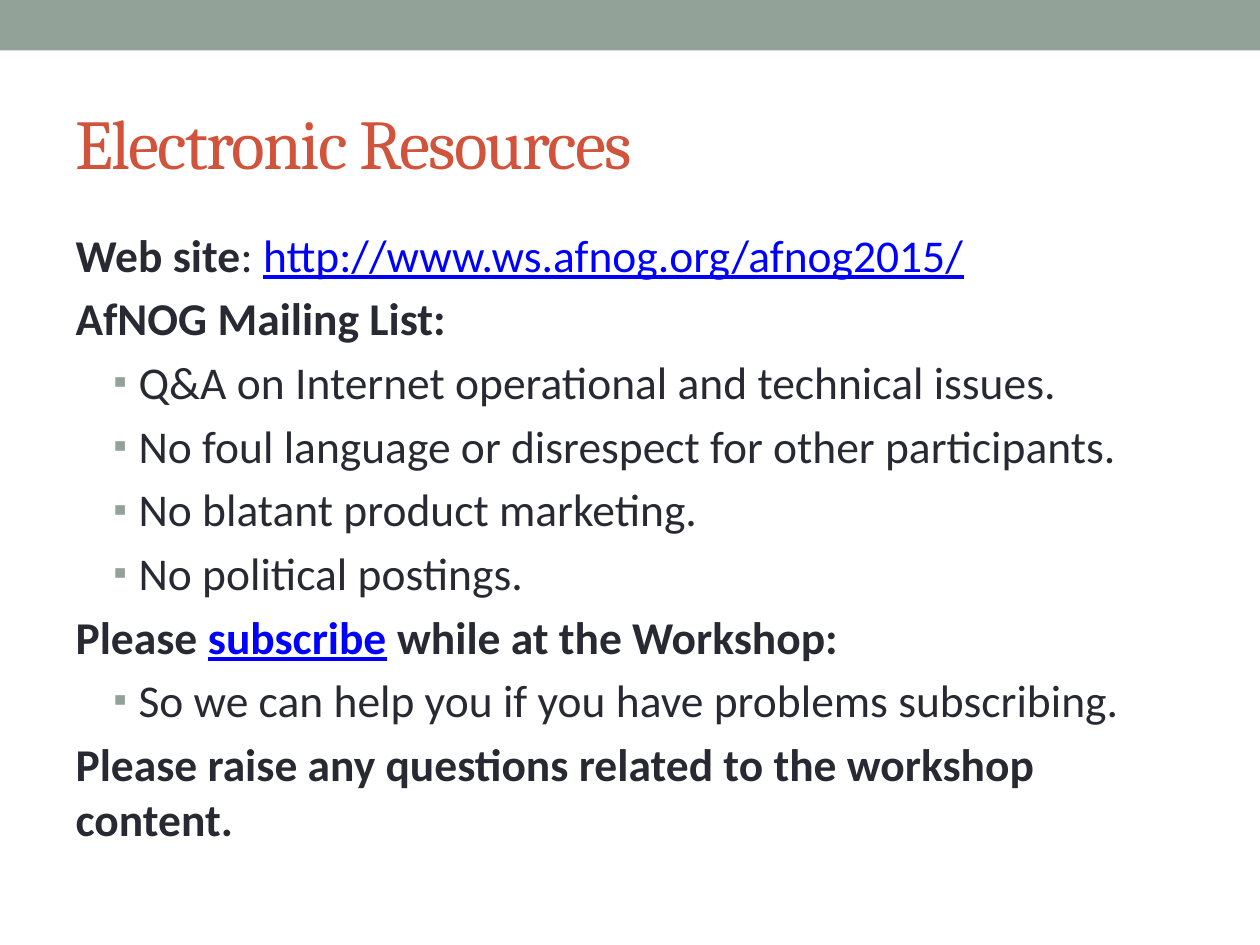
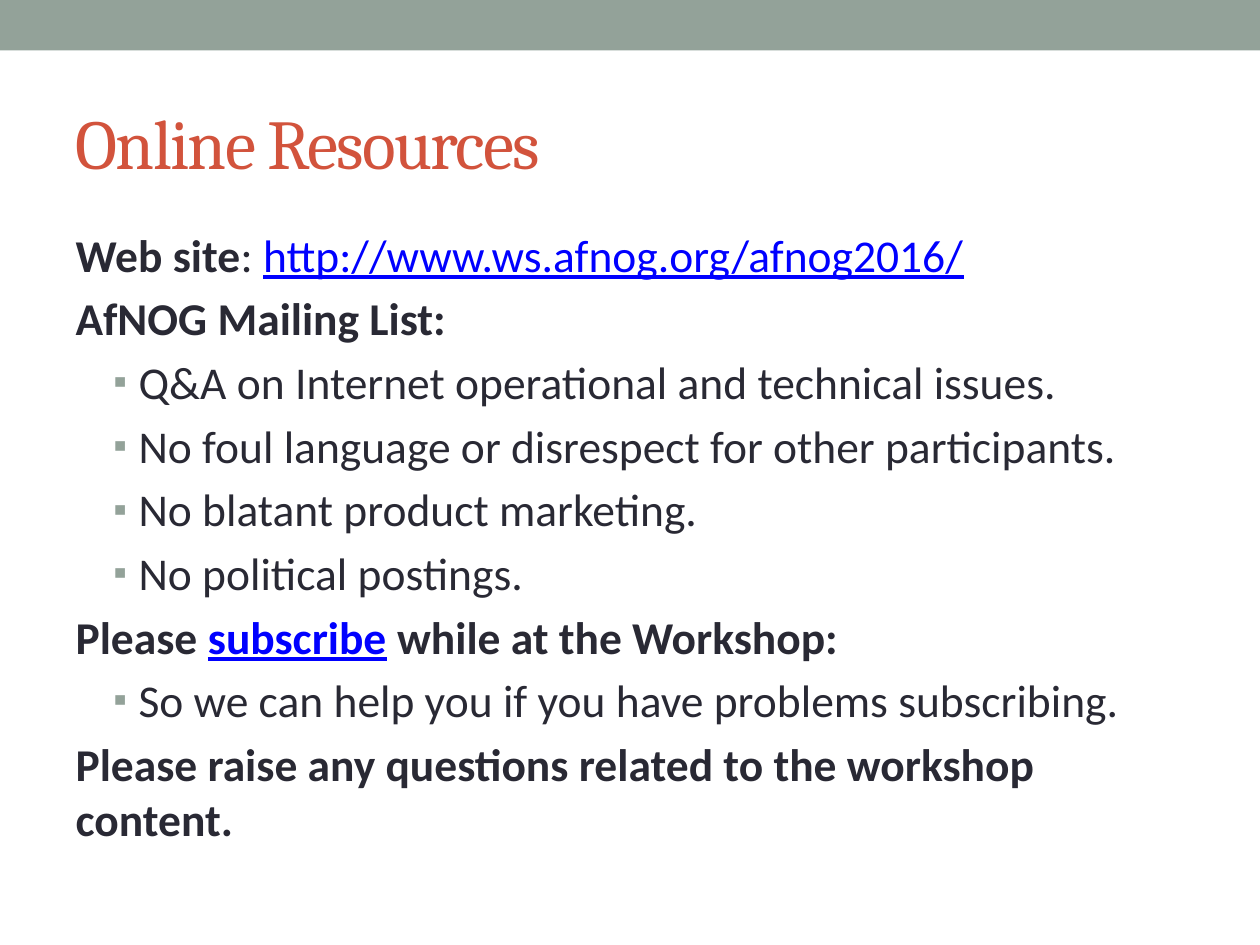
Before and after one commit to afnog/sse, a slide deck: slide 12 of intro/IntroPresentation.pptx (slide 11 before the commit). Drawn at 1260x945 pixels with LibreOffice and Linux fonts; fonts in the diff are those of the drawing. Boxes give left, top, right and bottom in pixels: in the first picture for what was removed or moved away, otherwise in the second. Text is boxed around its words. In the diff, an @@ line names an element or a change of style, - is before the commit and + after.

```diff
--- a/intro/IntroPresentation.pptx
+++ b/intro/IntroPresentation.pptx
@@ title at bbox=[76, 120, 540, 170]: text changed @@
-Electronic Resources
+Online Resources
@@ text at bbox=[76, 240, 963, 280]: text changed @@
-Web site: http://www.ws.afnog.org/afnog2015/
+Web site: http://www.ws.afnog.org/afnog2016/
```
Also in this commit, not shown: 12 other slides changed, 6 slides added, 1 slide removed.
